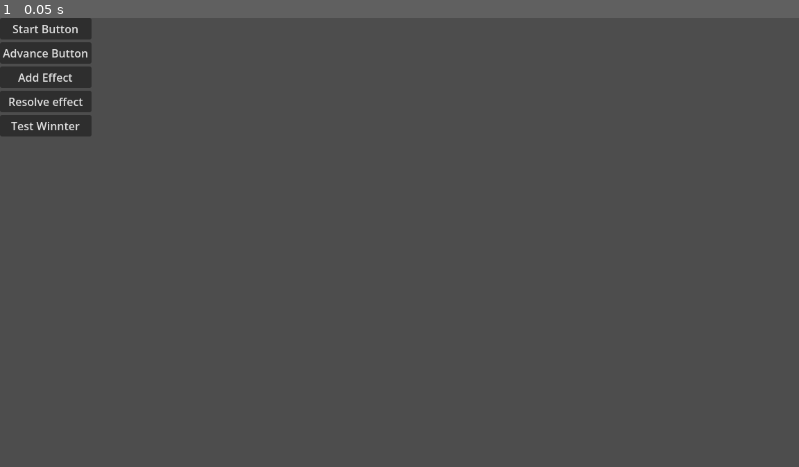
Above: before the commit, frame 1.
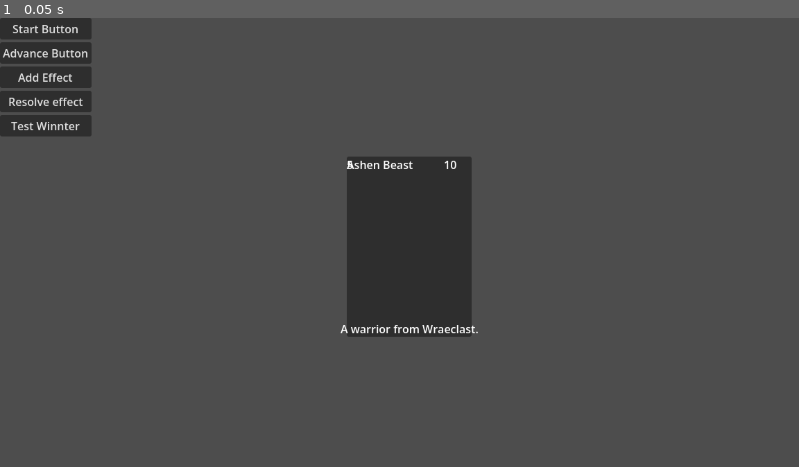
Above: after the commit, the same moment.

Repository: RakinARPG/Poe2Cartitas
Game: Godot game, scene res://game/scenes/test/GameTest.tscn
The game is run twice, just before and just after one commit, with the same random seed, the same clock (stepped at 60 frames per second) and the same inputs.
Inputs:
- Up to frame 1 (0.05 s): no input

The runs differ from the first frame. In frame 1, 6.1% of the frame differs, in the area x 42-60%, y 30-72%.

Commit message:
Test Game cargando carga tres

Diff:
--- /dev/null
+++ b/game/scenes/cards/CardNode.gd
@@ -0,0 +1,80 @@
+extends Panel
+
+
+signal card_dropped(
+	card_node,
+	drop_position
+)
+
+
+var data: CardData
+
+
+var is_dragging := false
+
+var drag_offset := Vector2.ZERO
+
+var original_position := Vector2.ZERO
+
+
+@onready var art_rect = %TextureRect
+@onready var name_label = %NameLabel
+@onready var cost_label = %CostLabel
+@onready var power_label = %PowerLabel
+@onready var text_label = %TextLabel
+
+
+func setup(card_data: CardData):
+
+	data = card_data
+	name_label.text = data.card_name
+	cost_label.text = str(data.cost)
+	power_label.text = str(data.power)
+	text_label.text = data.effect_text
+
+	if data.art != null:
+
+		art_rect.texture = data.art
+
+
+func _gui_input(event):
+
+	if event is InputEventMouseButton:
+
+		if event.button_index == MOUSE_BUTTON_LEFT:
+
+			if event.pressed:
+
+				start_drag(event)
+
+			else:
+
+				stop_drag()
+
+
+	if event is InputEventMouseMotion:
+
+		if is_dragging:
+
+			global_position = get_global_mouse_position() - drag_offset
+
+
+func start_drag(event):
+
+	is_dragging = true
+
+	original_position = global_position
+
+	drag_offset = event.position
+
+
+func stop_drag():
+
+	if is_dragging:
+
+		is_dragging = false
+
+		card_dropped.emit(
+			self,
+			global_position
+		)
--- /dev/null
+++ b/game/scenes/cards/CardNode.tscn
@@ -0,0 +1,54 @@
+[gd_scene format=3 uid="uid://3wewfagksm06"]
+
+[ext_resource type="Script" uid="uid://bnt8x1vk72a8y" path="res://game/scenes/cards/CardNode.gd" id="1_6jfms"]
+
+[node name="CardNode" type="Panel" unique_id=903353553]
+offset_right = 180.0
+offset_bottom = 260.0
+script = ExtResource("1_6jfms")
+
+[node name="TextureRect" type="TextureRect" parent="." unique_id=1951355885]
+unique_name_in_owner = true
+layout_mode = 1
+anchors_preset = 15
+anchor_right = 1.0
+anchor_bottom = 1.0
+grow_horizontal = 2
+grow_vertical = 2
+expand_mode = 1
+stretch_mode = 6
+
+[node name="NameLabel" type="Label" parent="." unique_id=1414383252]
+unique_name_in_owner = true
+layout_mode = 1
+anchors_preset = 10
+anchor_right = 1.0
+offset_bottom = 23.0
+grow_horizontal = 2
+
+[node name="CostLabel" type="Label" parent="." unique_id=1227513958]
+unique_name_in_owner = true
+layout_mode = 1
+offset_right = 40.0
+offset_bottom = 23.0
+
+[node name="PowerLabel" type="Label" parent="." unique_id=1759168713]
+unique_name_in_owner = true
+layout_mode = 1
+anchors_preset = 1
+anchor_left = 1.0
+anchor_right = 1.0
+offset_left = -40.0
+offset_bottom = 23.0
+grow_horizontal = 0
+
+[node name="TextLabel" type="Label" parent="." unique_id=1348302188]
+unique_name_in_owner = true
+layout_mode = 1
+anchors_preset = 12
+anchor_top = 1.0
+anchor_right = 1.0
+anchor_bottom = 1.0
+offset_top = -23.0
+grow_horizontal = 2
+grow_vertical = 0
--- a/game/scenes/test/GameTest.gd
+++ b/game/scenes/test/GameTest.gd
@@ -7,12 +7,23 @@
 @onready var resolve_button = $CanvasLayer/VBoxContainer/ResolveEffectsButton
 @onready var winner_button = $CanvasLayer/VBoxContainer/TestWinnerButton
 
+const CardScene = preload(
+	"res://game/scenes/cards/CardNode.tscn"
+)
 
 func _ready():
 
 	print("GameTest Ready")
 
 	connect_buttons()
+
+	#Temporalmente
+	var test_card = load(
+	"res://game/cards/generated/ashen_beast.tres")
+	var card = CardScene.instantiate()
+	add_child(card)
+	card.position = Vector2(500, 200)
+	card.setup(test_card)
 
 
 func connect_buttons():
Not shown, added: game/scenes/cards/CardNode.gd.uid
